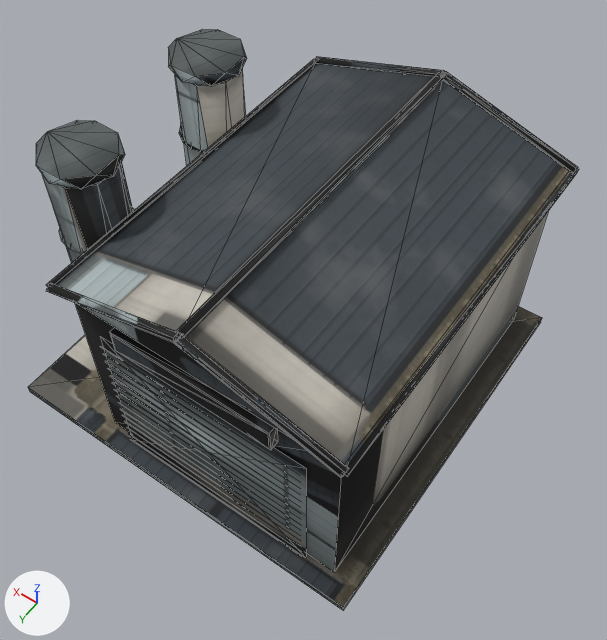
What one commit did to the OBJ model App/assets/lod/buildings/commercial/factory_004.lod1.obj.
Before and after are seen from a camera (50 mm lens) standing at (-5.23, 7.0, 12.21) and looking at (-0.52, 0.41, 1.85). Arrows for +X, +Y and +Z are at lower left; the lights stay in place. The picture after the commit comes second. Mesh edges are drawn as thin lines. Where no turn or scale is listed for an object, it has been applied to the vertices.

The scene before the commit, as lines of its bpy script (objects in view):
```python
me_factory_004 = bpy.data.meshes.new('factory_004')
me_factory_004.from_pydata(...)  # 334 vertices, 501 faces; spans x -3.25..3.25, y -3.25..3.25, z 0.0..4.7
me_factory_004.materials.append(mat_factory_004_baked)  # picture img_factory_004_diffuse_png
ob_factory_004 = bpy.data.objects.new('factory_004', me_factory_004)
ob_factory_004.location = (0.0, 0.0, 0.0)
```
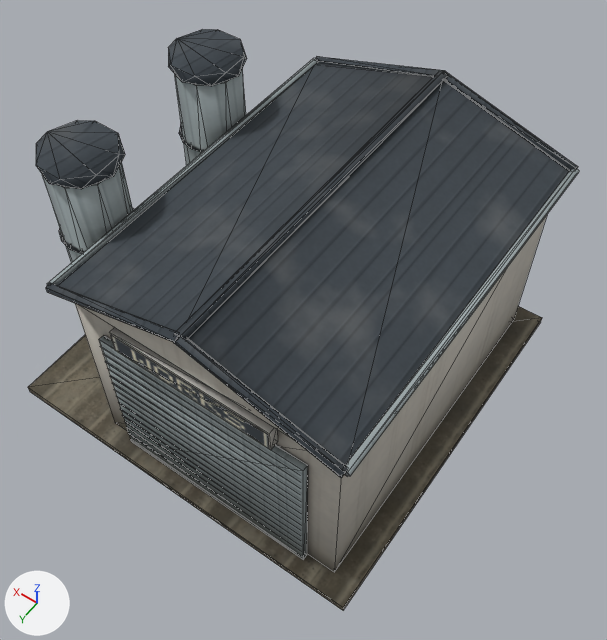
Diff of the bpy script that builds the scene:
```diff
--- a/App/assets/lod/buildings/commercial/factory_004.lod1.obj.py
+++ b/App/assets/lod/buildings/commercial/factory_004.lod1.obj.py
@@ me_factory_004 @@
 # used by ob_factory_004; location = (0.0, 0.0, 0.0)
-me_factory_004.from_pydata(...)  # 334 vertices, 501 faces; spans x -3.25..3.25, y -3.25..3.25, z 0.0..4.7
+me_factory_004.from_pydata(...)  # 356 vertices, 501 faces; spans x -3.25..3.25, y -3.25..3.25, z 0.0..4.7
+# me_factory_004 part 1: the loose piece of 8 vertices spanning x -1.95..0.64, y 2.95..3.1, z 3.13..3.53 is copied, and the copy is scaled about its middle by (1.33, 0.606, 7.09), then moved by (0.0, -0.06, -1.78); it spans x -2.37..1.07, y 2.92..3.01, z 0.15..2.94
+# me_factory_004 part 2: the loose piece of 4 vertices spanning x -2.39..1.09, y 2.96..2.97, z 0.14..2.96 is deleted
+# me_factory_004 part 3
+# 42 vertices are removed from x -3.06..2.35, y -3.16..3.15, z 3.61..4.51
+# 166 faces are deleted
+# 4 vertices in x -2.93..1.78, y -3.08..3.08, z 3.68..4.45 move by (-0.01, 0.0, -0.03)
+# 4 vertices move from x -3.06..1.65, y -3.08..3.15, z 3.69..3.73 to x -3.07..1.64, y -3.08..3.15, z 3.69..3.71
+# 60 vertices are added at x -3.07..2.36, y -3.16..3.17, z 3.61..4.5
+# 158 new faces join them
+# me_factory_004 part 4: 338 kept faces spanning x -3.25..3.25, y -3.25..3.25, z 0.0..4.7 get new texture (UV) coordinates
 me_factory_004.materials.append(mat_factory_004_baked)
```

Location of each change, (x1, y1, x2, y2) in pixels of the pictures (607 x 640 px; the box of a moved part takes in the faces that stretch with it):
part 1 of me_factory_004, added: after (99, 335, 307, 560)
part 2 of me_factory_004, deleted: before (101, 337, 306, 558)
part 3 of me_factory_004, moved or reshaped: (46, 56, 579, 532) in both
part 4 of me_factory_004, surface changed: (28, 29, 569, 610) in both
